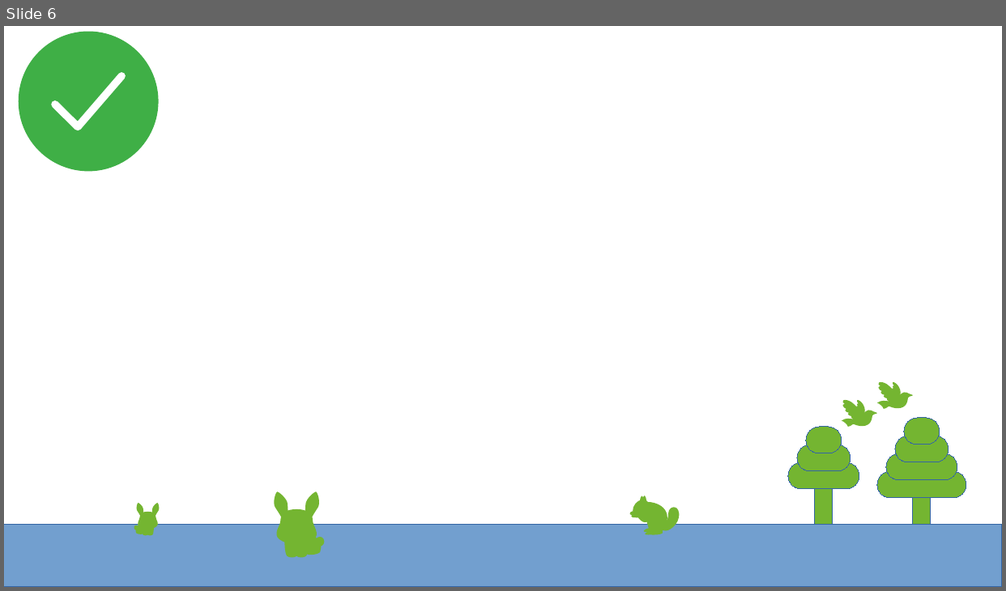
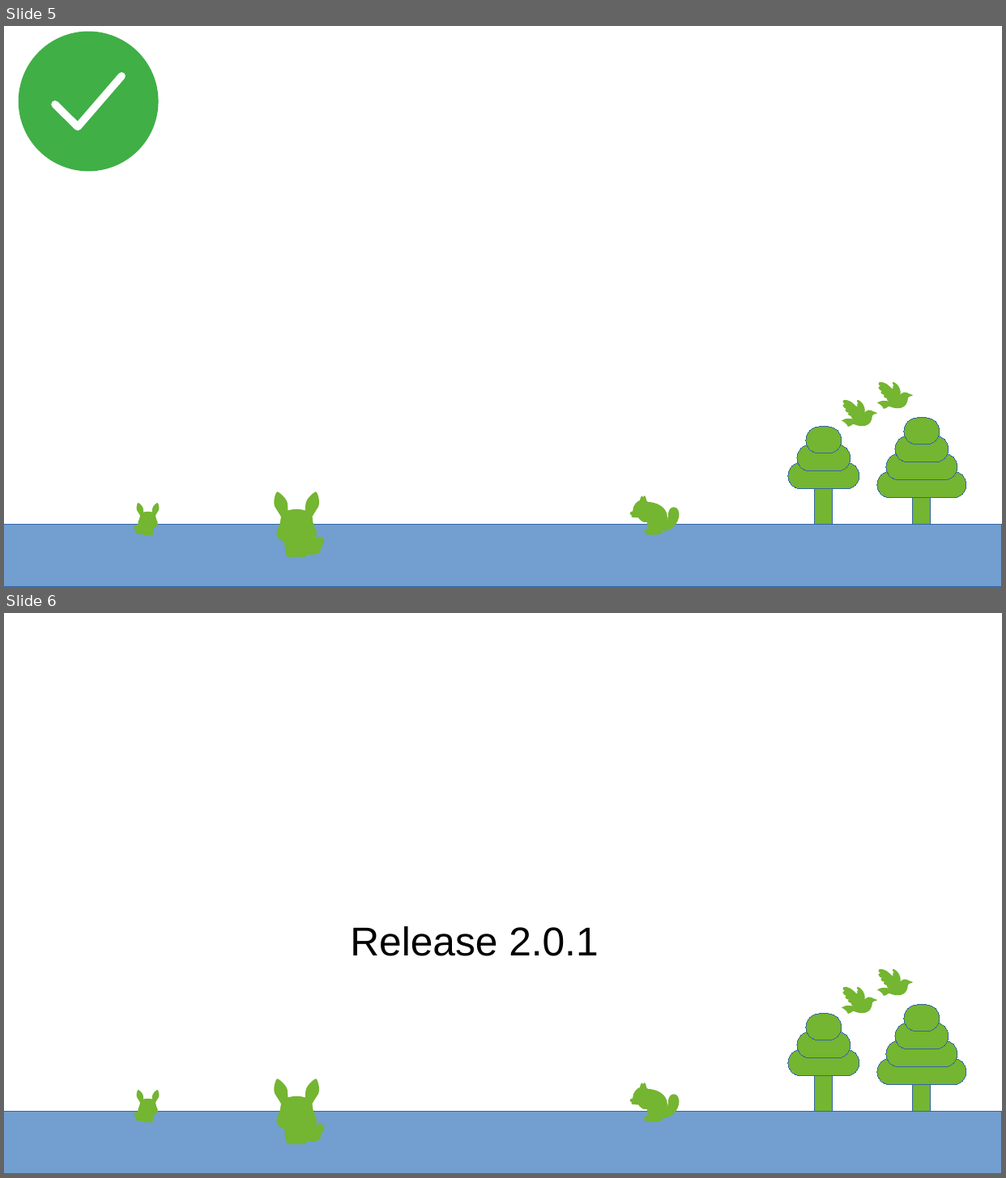
Before and after one commit to g-gualeni/QtNoid2, a slide deck: UserStories/QtNoidCommon_UserStories.odp. Shown one above the other, each under a label of ours: slide 6 before the commit, slides 5 and 6 after it. The pictures are 1006x591 and 1006x1178 pixels, drawn with LibreOffice and Linux fonts; fonts in the diff are those of the drawing. Boxes give left, top, right and bottom in pixels: in the first picture for what was removed or moved away, otherwise in the second. Text is boxed around its words. In the diff, an @@ line names an element or a change of style, - is before the commit and + after.

```diff
--- a/UserStories/QtNoidCommon_UserStories.odp
+++ b/UserStories/QtNoidCommon_UserStories.odp
@@ slide 6 added at (4, 613, 1002, 1174), background #FFFFFF; not listed: 87 template elements that a slide beside it also shows @@
@@ subtitle added at (350, 926, 598, 956), 32 pt, text #000000 @@
+Release 2.0.1
@@ what was slide 6 is now slide 5 @@
```
Also in this commit, not shown: 1 slide changed, 14 other files.
